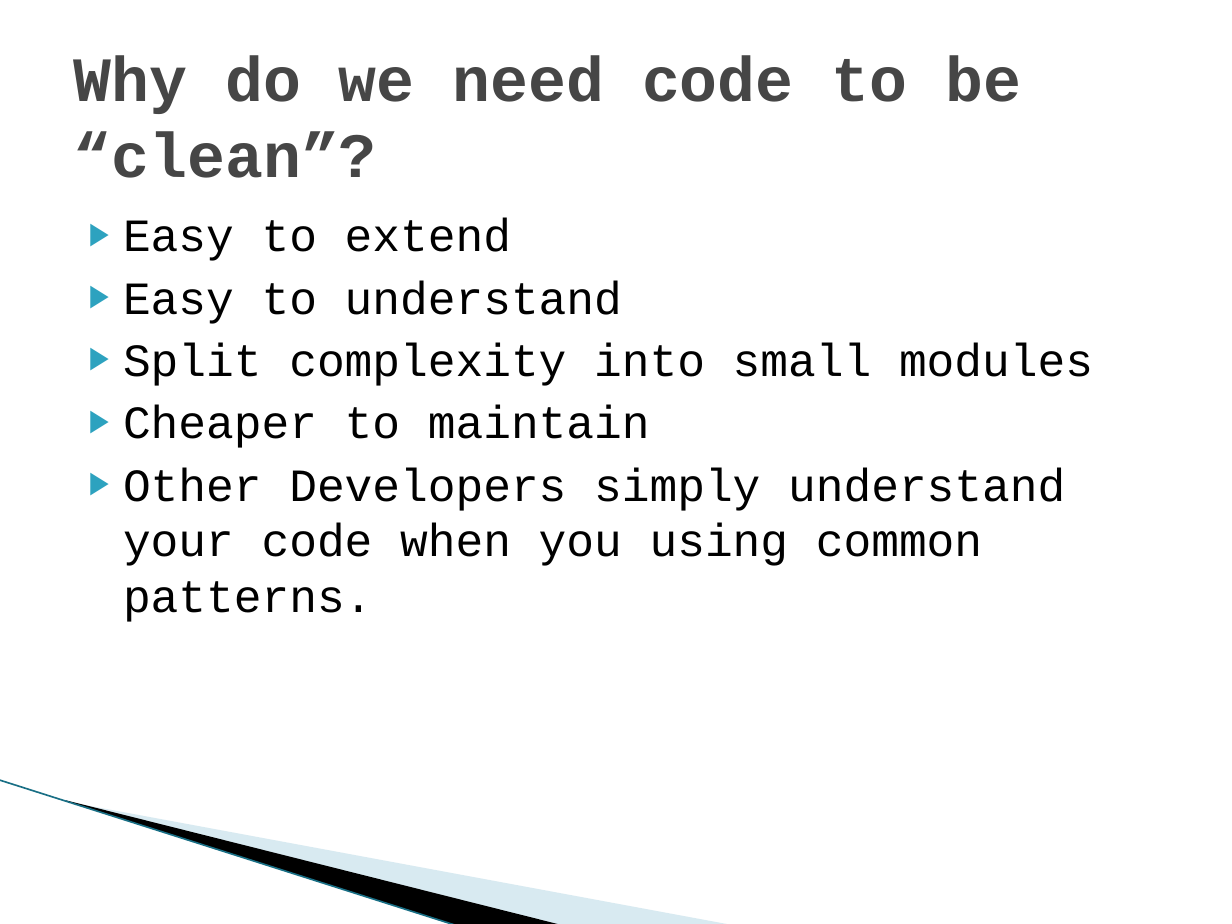
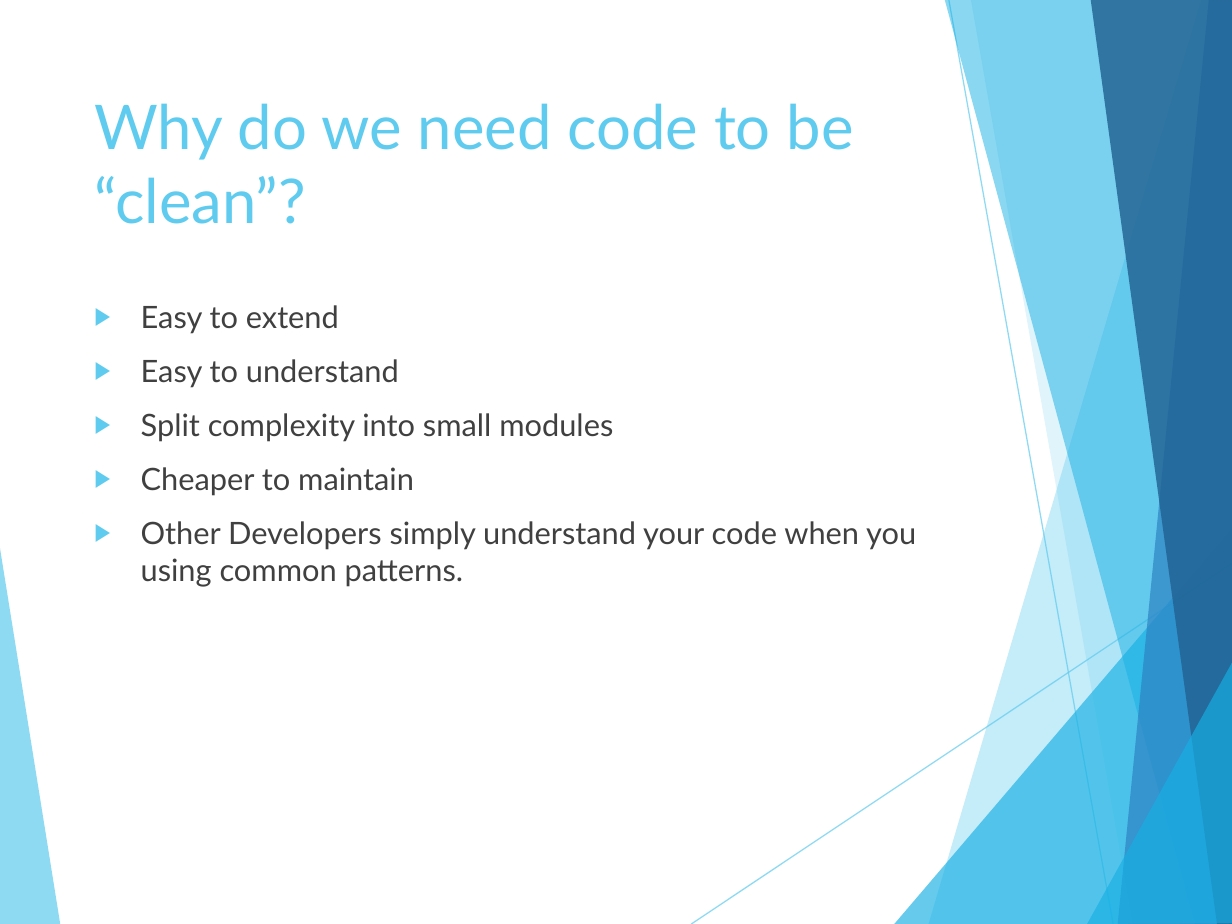
Before and after one commit to Haas360/SOLID-examples, a slide deck: slide 4 of SOLID principles.pptx. Drawn at 1232x924 pixels with LibreOffice and Linux fonts; fonts in the diff are those of the drawing; background and template pictures are left out. Boxes give left, top, right and bottom in pixels: in the first picture for what was removed or moved away, otherwise in the second. Text is boxed around its words. In the diff, an @@ line names an element or a change of style, - is before the commit and + after.

```diff
--- a/SOLID principles.pptx
+++ b/SOLID principles.pptx
@@ title "Why do we need code ...": place and size @@
-title "Why do we need code ..." at [74, 56, 1021, 178]
+title "Why do we need code ..." at [94, 103, 854, 224]
@@ title "Why do we need code ..." at [94, 103, 854, 224]: size 36.9 to 36 pt, font Courier New to Lato, text colour #464646 to #5FCBEF, bold off; vertical alignment middle to top @@
@@ text "Easy to extend": place and size @@
-text "Easy to extend" at [123, 218, 1093, 622]
+text "Easy to extend" at [141, 305, 916, 587]
@@ text "Easy to extend" at [141, 305, 916, 587]: size 27 to 18 pt, font Courier New to Lato, text colour #000000 to #404040; indent changed; more space between paragraphs; bullet colour #2DA2BF to #5FCBEF @@
@@ group added at [0, 0, 1232, 924]: 8 freeform shapes, 2 lines @@
@@ line removed from (0, 780) to (457, 924) @@
@@ freeform shape removed at [65, 800, 563, 924] @@
@@ freeform shape removed at [68, 801, 733, 924] @@
```
Also in this commit, not shown: 11 other slides changed, 6 slides added, 3 other files.
